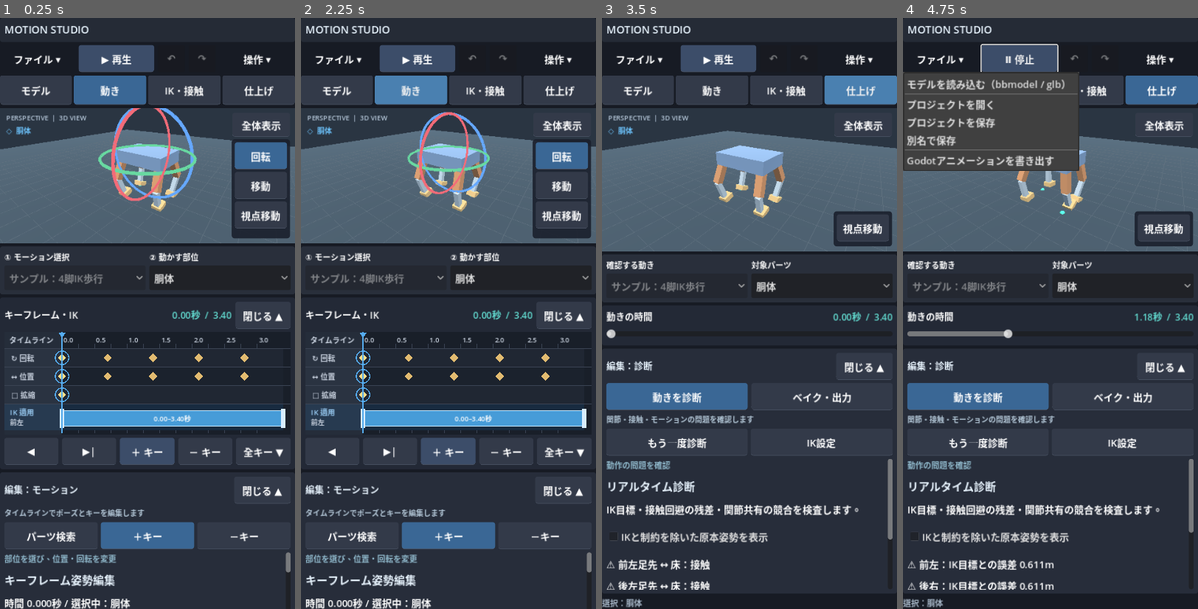
Above: before the commit, frames 1-4 (left to right).
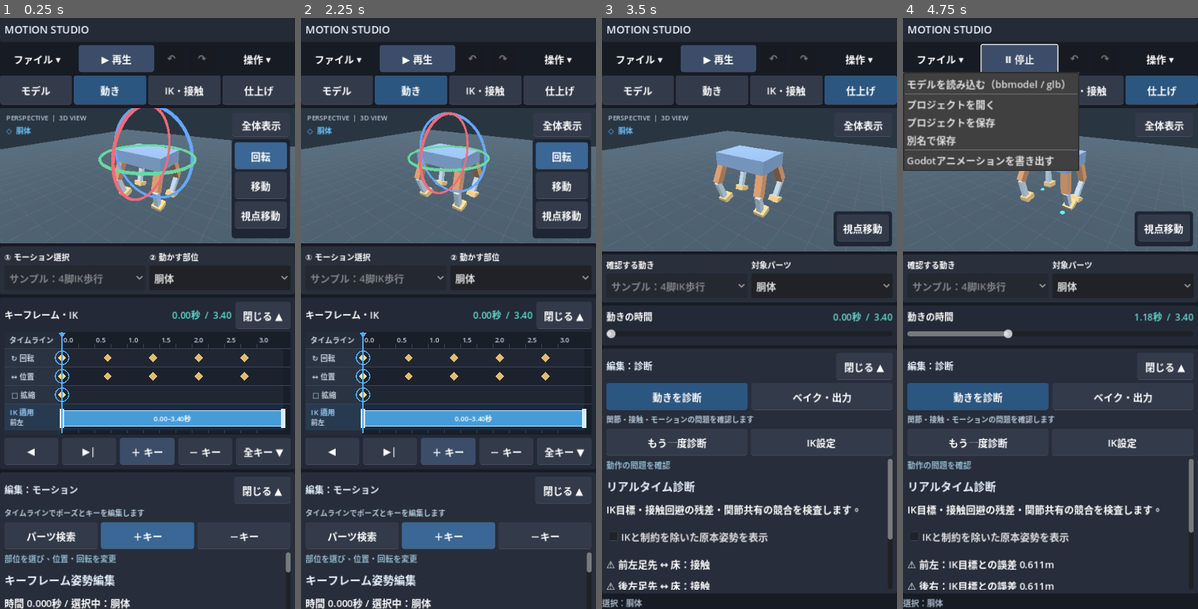
Above: after the commit, the same moments.

Repository: shejklgaia-png/Motion_studio
Game: Godot game, scene res://Main.tscn
Same seed, same stepped clock (60 frames per second), same inputs: the game is played once before the commit and once after it.
Inputs (mouse positions are in pixels of both pictures, inside the frame that each line leads up to):
- Up to frame 1 (0.25 s): no input
- Up to frame 2 (2.25 s): click "モデル" at 0.5 s; click (445, 478) at 1.27 s; type "12" at 1.35 s; click "動き" at 2 s
- Up to frame 3 (3.5 s): click "仕上げ" at 2.75 s
- Up to frame 4 (4.75 s): click "▶ 再生" at 3.5 s; click "ファイル ▾" at 4.25 s

The runs differ from the first frame. In frame 2, 1.1% of the frame differs, in the area x 25-50%, y 9-15%; in frame 3, 1.1%; in frame 4, less than 0.1%.

Commit message:
ui: preserve 44px touch tabs and compact portrait layout

Diff:
--- a/scripts/Main.gd
+++ b/scripts/Main.gd
@@ -378,6 +378,7 @@
 		page_button.size_flags_horizontal = Control.SIZE_EXPAND_FILL
 		page_button.custom_minimum_size = Vector2(0, 48)
 		page_button.clip_text = true
+		page_button.toggle_mode = true
 		page_button.focus_mode = Control.FOCUS_NONE
 		primary_page_buttons[page_name] = page_button
 
@@ -400,6 +401,7 @@
 		mode_button.size_flags_horizontal = Control.SIZE_EXPAND_FILL
 		mode_button.custom_minimum_size = Vector2(0, 44)
 		mode_button.clip_text = true
+		mode_button.toggle_mode = true
 		mode_button.focus_mode = Control.FOCUS_NONE
 		mode_buttons[name] = mode_button
 	page_hint = _add_text(editor, "")
